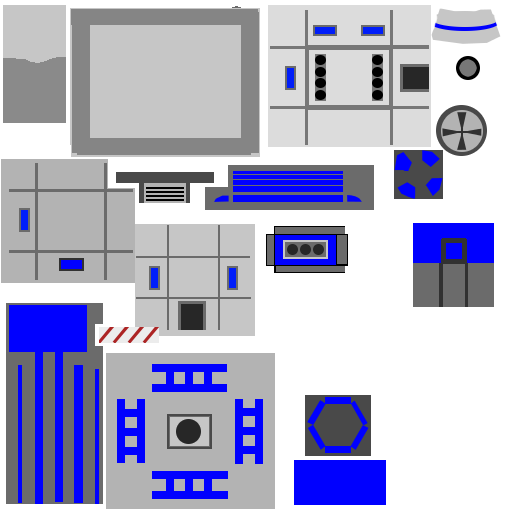
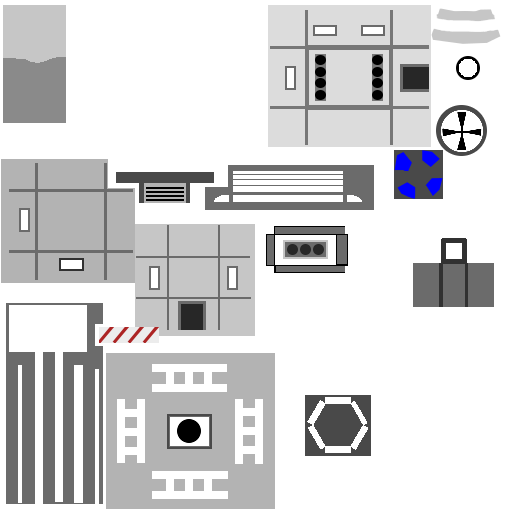
Two versions of the same layered image (w=512, h=512). Layer-by-layer changes:
painted on "Block2" over bbox(21, 210, 158, 288)
painted on "Block2 venti" over bbox(441, 110, 483, 152)
painted on "Block2 roof" over bbox(214, 171, 362, 202)
painted on "Block1" over bbox(287, 27, 383, 88)
painted on "Block1 cylinder" over bbox(434, 18, 498, 77)
painted on "Crane" over bbox(9, 305, 386, 505)
painted on "Crane ground" over bbox(307, 397, 369, 453)
painted on "Block3" over bbox(151, 223, 494, 288)
removed layer "Ground" over bbox(70, 6, 260, 157)
